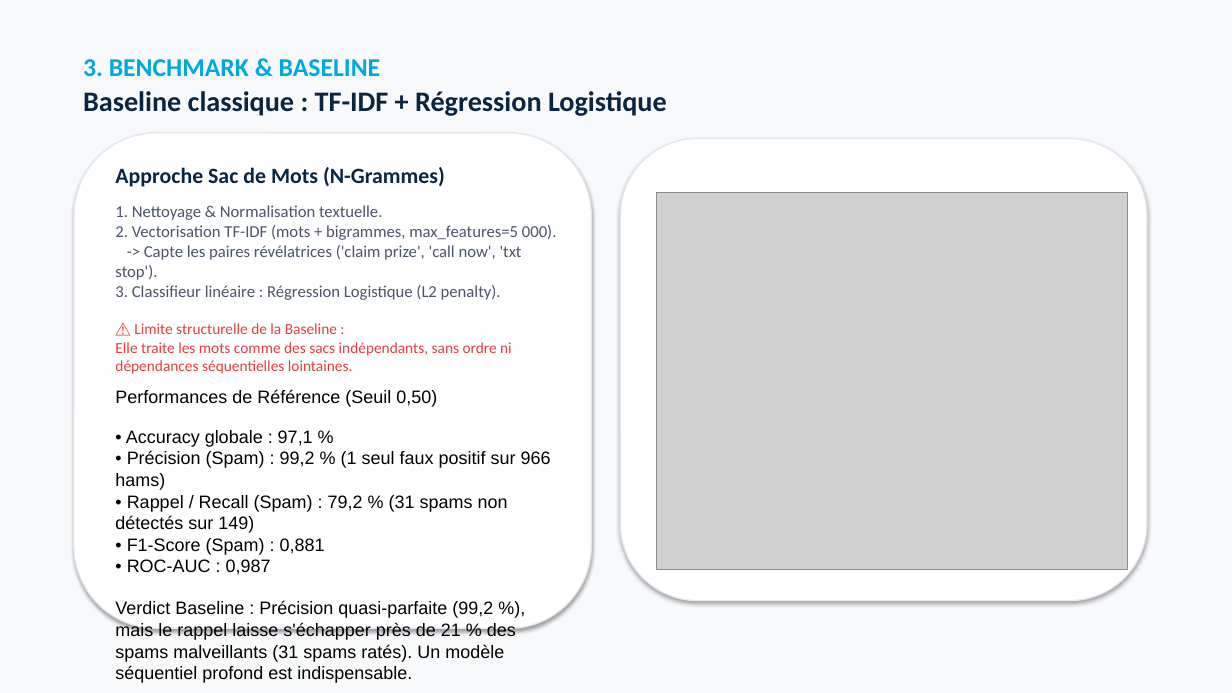
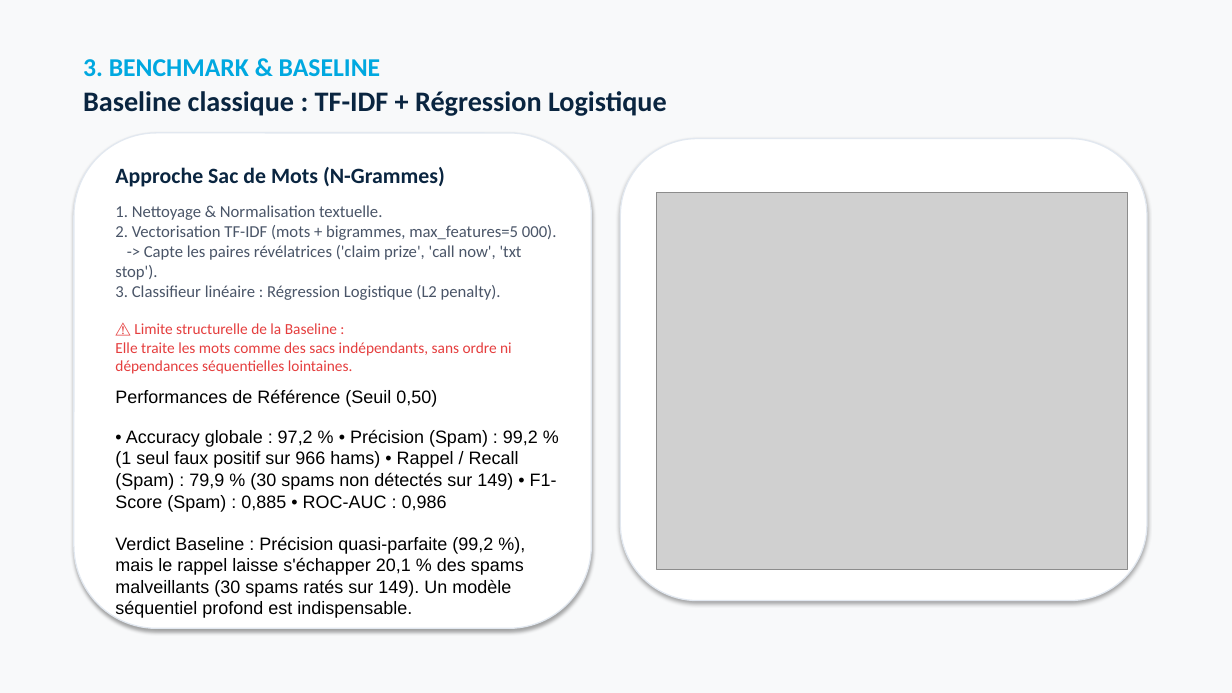
Before and after one commit to Elkristobal59/CERTIFICATION_CDSD, a slide deck: slide 4 of Bloc_4_ATT_Spam_Detector/ATT_spam_detector_presentation.pptx. Drawn at 1232x693 pixels with LibreOffice and Linux fonts; fonts in the diff are those of the drawing; grey boxes stand for pictures. Boxes give left, top, right and bottom in pixels: in the first picture for what was removed or moved away, otherwise in the second. Text is boxed around its words. In the diff, an @@ line names an element or a change of style, - is before the commit and + after.

Commit message:
feat: synchronisation globale certif CDSD Blocs 1 a 6 (notebooks, supports PPTX, READMEs, visuels et guides API)

```diff
--- a/Bloc_4_ATT_Spam_Detector/ATT_spam_detector_presentation.pptx
+++ b/Bloc_4_ATT_Spam_Detector/ATT_spam_detector_presentation.pptx
@@ text at (115, 429, 557, 619): text changed @@
-• Accuracy globale : 97,1 %
-• Précision (Spam) : 99,2 % (1 seul faux positif sur 966 hams)
-• Rappel / Recall (Spam) : 79,2 % (31 spams non détectés sur 149)
-• F1-Score (Spam) : 0,881
-• ROC-AUC : 0,987
-Verdict Baseline : Précision quasi-parfaite (99,2 %), mais le rappel laisse s'échapper près de 21 % des spams malveillants (31 spams ratés). Un modèle séquentiel profond est indispensable.
+• Accuracy globale : 97,2 % • Précision (Spam) : 99,2 % (1 seul faux positif sur 966 hams) • Rappel / Recall (Spam) : 79,9 % (30 spams non détectés sur 149) • F1-Score (Spam) : 0,885 • ROC-AUC : 0,986
+Verdict Baseline : Précision quasi-parfaite (99,2 %), mais le rappel laisse s'échapper 20,1 % des spams malveillants (30 spams ratés sur 149). Un modèle séquentiel profond est indispensable.
```
Also in this commit, not shown: 2 other slides changed, 17 other files.
